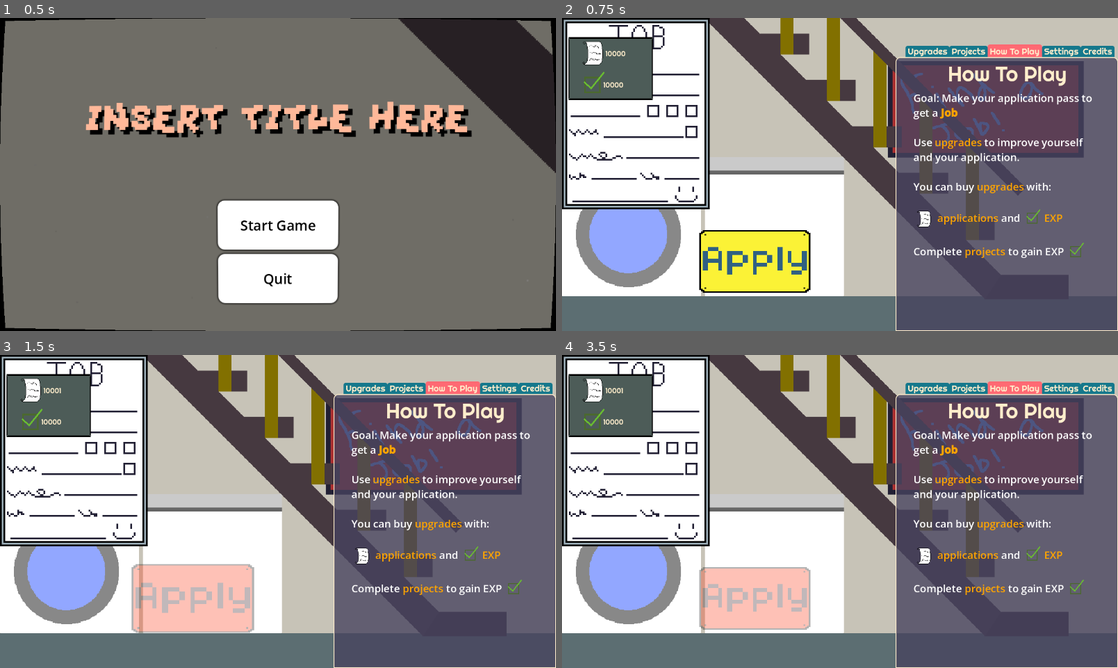
Above: before the commit, frames 1-4 (two rows, left to right).
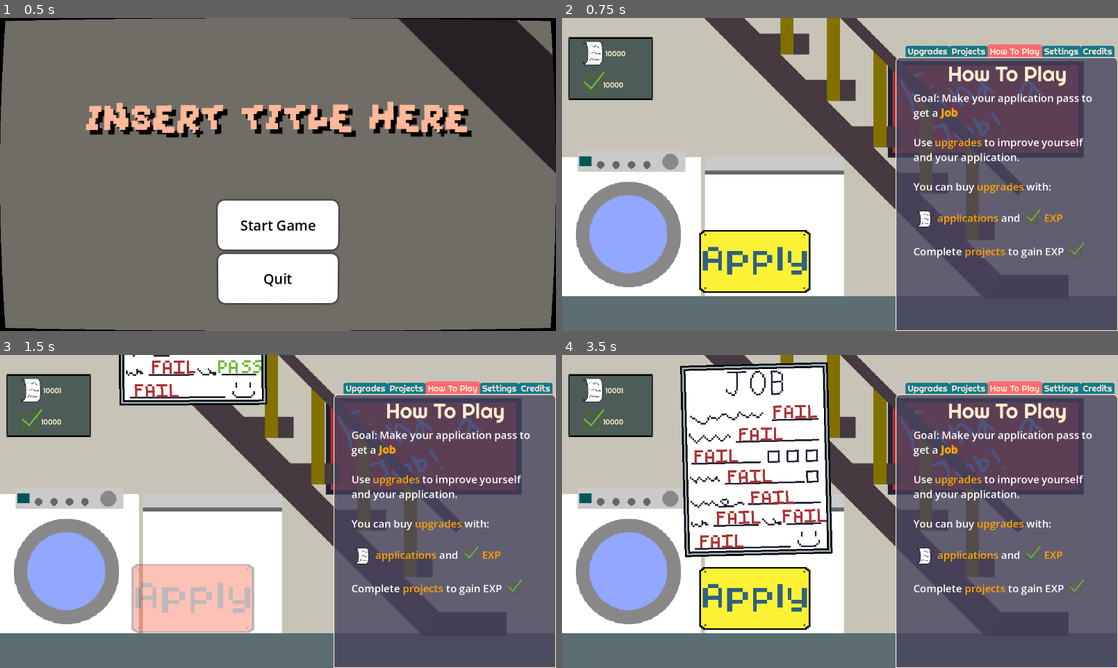
Above: after the commit, the same moments.

Repository: OrangePainting/in-this-economy
Game: Godot game, scene res://Scenes/main_menu.tscn
Same seed, same stepped clock (60 frames per second), same inputs: the game is played once before the commit and once after it.
Inputs (mouse positions are in pixels of both pictures, inside the frame that each line leads up to):
- Up to frame 1 (0.5 s): no input
- Up to frame 2 (0.75 s): click "Start Game" at 0.5 s
- Up to frame 3 (1.5 s): click (194, 599) at 1.25 s
- Up to frame 4 (3.5 s): move the mouse to (962, 495) at 2.02 s; move the mouse to (728, 527) at 2.77 s

Frame 1 is identical in both runs. In frame 2, 12% of the frame differs, in the area x 0-27%, y 0-62%; in frame 3, 15%; in frame 4, 26%, in the area x 0-49%, y 0-88%.
Error before the commit: Invalid access to property or key 'game_over' on a base object of type 'null instance'. (res://Scripts/win_screen.gd:10)

Commit message:
Fixed document bug
Krish Konda
16:53 06/23/26

Added clones too to make it look better.

Diff:
--- a/Scenes/spinner_document.tscn
+++ b/Scenes/spinner_document.tscn
@@ -1,8 +1,10 @@
 [gd_scene format=3 uid="uid://cgl24f6nei8cg"]
 
 [ext_resource type="Texture2D" uid="uid://c8ol6swm88ngy" path="res://Assets/ApplicationTemplate.png" id="1_0n0ro"]
+[ext_resource type="Script" uid="uid://rpseinqwsgj5" path="res://Scripts/spinner_document.gd" id="1_ps6hy"]
 
 [node name="SpinnerDocument" type="Node2D" unique_id=918059454]
+script = ExtResource("1_ps6hy")
 
 [node name="Sprite2D" type="Sprite2D" parent="." unique_id=1278668633]
 scale = Vector2(4, 4)
--- a/Scripts/main.gd
+++ b/Scripts/main.gd
@@ -1,17 +1,13 @@
 extends Node2D
 
 @onready var button = $SpinButton
-var button_rotate: bool
+var documents: Array = []
 
 const SpinnerDocument = preload("res://Scenes/spinner_document.tscn")
 
 # Called when the node enters the scene tree for the first time.
 func _ready() -> void:
 	randomize()
-
-	var document = SpinnerDocument.instantiate()
-	add_child(document)
-
 	AudioController.play_in_game_music()
 
 # Called every frame. 'delta' is the elapsed time since the previous frame.
@@ -27,7 +23,23 @@
 	GlobalData.total_apps += 1
 	GlobalData.currency_changed.emit()
 
-	find_child("SpinnerDocument").apply()
+	var win_screen = $WinScreenBackground/WinScreen
+	for doc in documents:
+		if not is_instance_valid(doc): continue
+		if doc.game_over.is_connected(win_screen.on_game_over):
+			doc.game_over.disconnect(win_screen.on_game_over)
+		var t = doc.create_tween()
+		t.tween_property(doc, "modulate", Color(1, 1, 1, 0), 1.5)
+		t.tween_callback(doc.queue_free)
+
+	documents.clear()
+
+	var doc = SpinnerDocument.instantiate()
+	add_child(doc)
+	doc.button = button
+	doc.game_over.connect(win_screen.on_game_over)
+	documents.append(doc)
+	doc.apply()
 
 func _on_spin_button_mouse_entered() -> void:
 	create_tween().tween_property(button, "scale", Vector2(4, 3) * 1.1, 0.1)
--- a/Scripts/spinner_document.gd
+++ b/Scripts/spinner_document.gd
@@ -21,6 +21,9 @@
 			result_nodes.append(r)
 
 func apply():
+	position = Vector2(272, -440)
+	rotation_degrees = 0
+
 	var results = generate_results(GlobalData.num_results)
 	var spin_time = GlobalData.stats["spin_time"]
 
--- a/Scripts/win_screen.gd
+++ b/Scripts/win_screen.gd
@@ -7,8 +7,6 @@
 func _ready() -> void:
 	%WinScreenBackground.hide()
 	%PanelContainer.hide()
-	document.game_over.connect(on_game_over)
-
 
 
 # Called every frame. 'delta' is the elapsed time since the previous frame.
